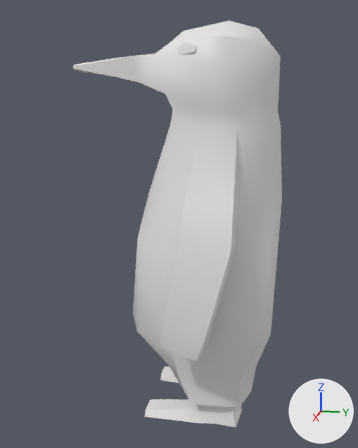
One commit to the FBX model assetCreation/geo/pinguin.fbx: the scene before it, then after it.
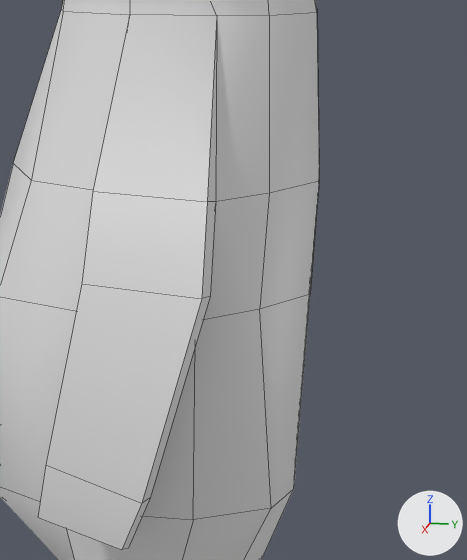
Each version appears first whole from a 50 mm camera at (10.79, 1.06, 7.04) aimed at (-0.01, -1.1, 4.34), and next in a close-up on the part from 40% to 97% of the width and 27% to 82% of the height. Lighting does not change. The marker at lower right points along +X, +Y and +Z. The close-ups show mesh edges as thin lines. Where no turn or scale is listed for an object, it has been applied to the vertices.

The older version as bpy lines, for what is in view:
```python
me_mesh = bpy.data.meshes.new('Mesh')
me_mesh.from_pydata(...)  # 230 vertices, 230 faces; spans x -2.08..2.08, y -3.45..1.17, z 0.09..8.71
# before: 20 (0.35, 1.17, 5.12) at pixel (319, 181), 71 (0.0, 1.17, 5.12) at pixel (319, 174), 83 (0.34, 1.14, 4.06) at pixel (310, 293), 84 (0.0, 1.14, 4.06) at pixel (310, 283), 147 (-0.35, 1.17, 5.12) at pixel (319, 167)
# before: 195 (-0.34, 1.14, 4.06)
ob_cube = bpy.data.objects.new('Cube', me_mesh)
ob_cube.location = (0.0, 0.0, -0.09)
```
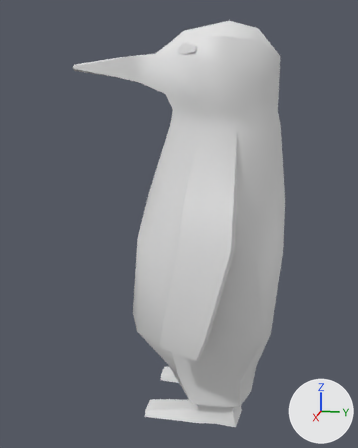
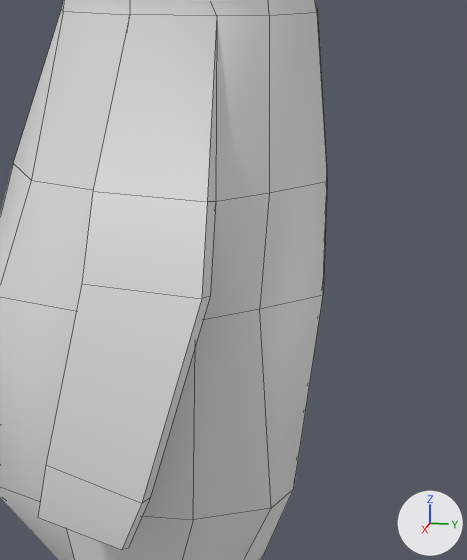
What changed in the scene script:
```text
Change me_mesh:
    where me_mesh.from_pydata(...)  # 230 vertices, 230 faces; spans x -2.08..2.08, y -3.45..1.17, z 0.09..8.71
    used by ob_cube; location = (0.0, 0.0, -0.09)
    verts and faces of me_mesh; kept vertices keep their numbers, new ones are numbered from 230
    me_mesh part 1
    add for i in [20, 71, 147]: verts[i] += (0.0, 0.07, 0.0)
    add for i in [83, 84, 195]: verts[i] += (0.0, 0.11, 0.0)
```

Boxes [x1, y1, x2, y2] around the edits, measured in the close-ups (467 x 560 px; the box of a moved part takes in the faces that stretch with it):
'Cube', reshaped: before [0, 0, 319, 560]; after [0, 0, 327, 560]
part 1 of me_mesh, moved or reshaped: before [260, 12, 319, 508]; after [260, 12, 327, 508]
